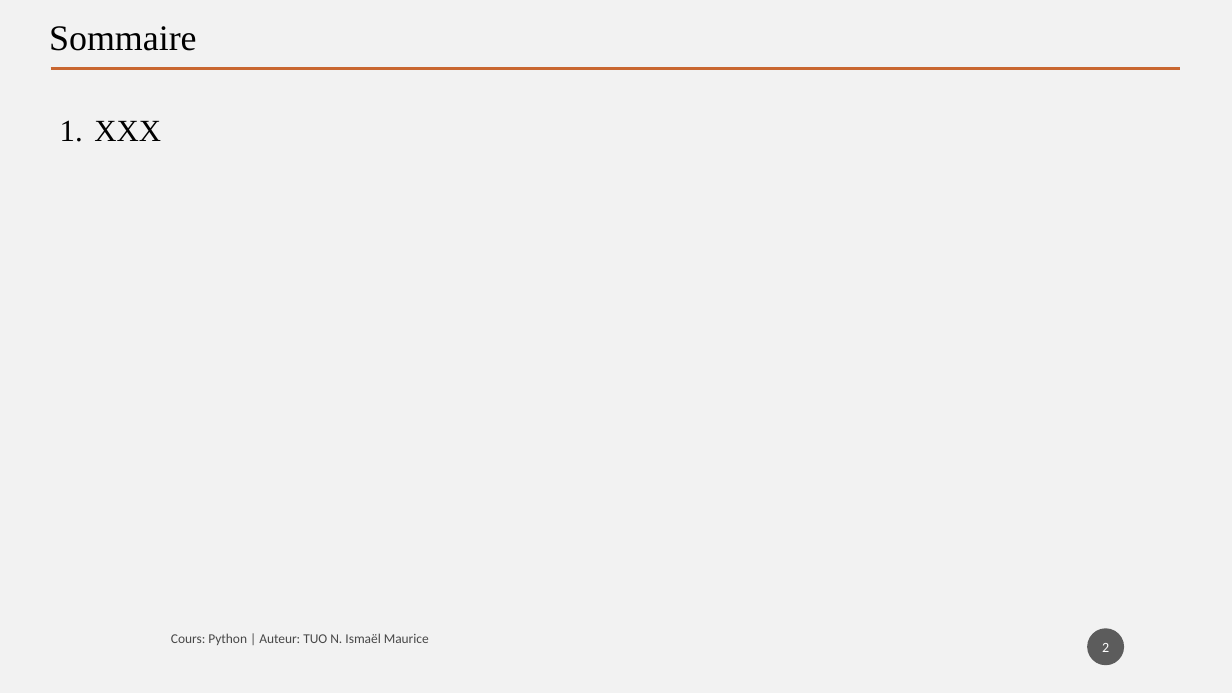
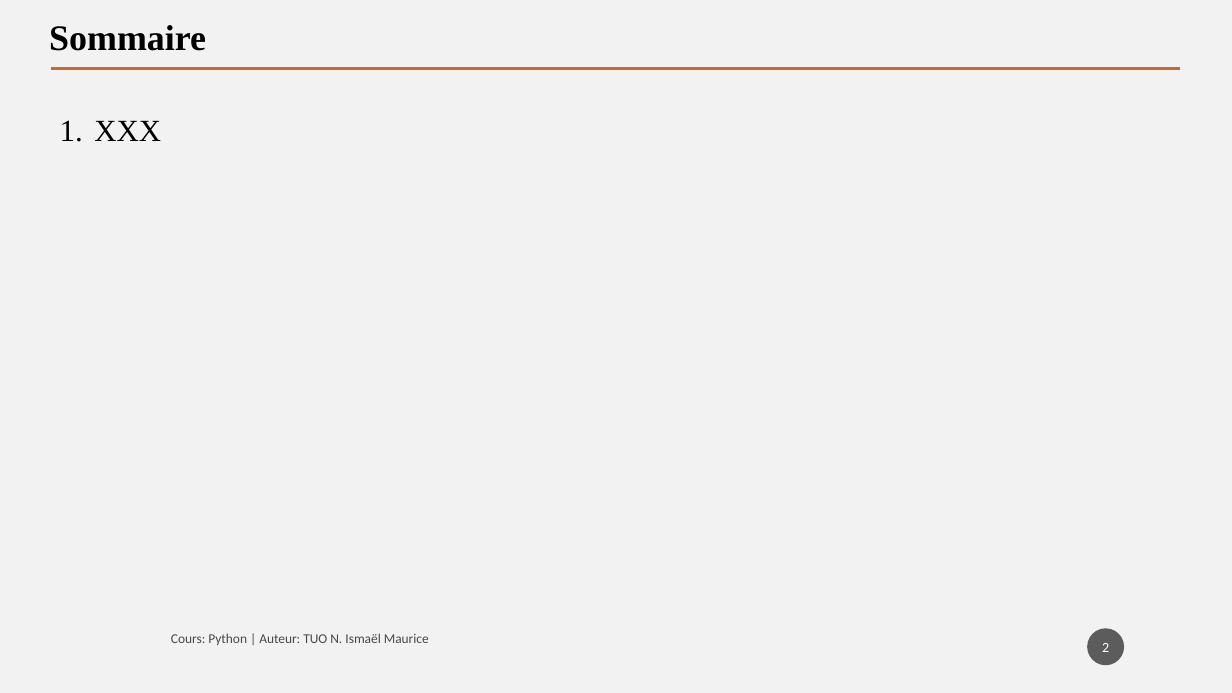
Before and after one commit to tisma95/cours-python, a slide deck: slide 2 of source/Chapitre x - x.pptx. Drawn at 1232x693 pixels with LibreOffice and Linux fonts; fonts in the diff are those of the drawing. Boxes give left, top, right and bottom in pixels: in the first picture for what was removed or moved away, otherwise in the second. Text is boxed around its words. In the diff, an @@ line names an element or a change of style, - is before the commit and + after.

```diff
--- a/source/Chapitre x - x.pptx
+++ b/source/Chapitre x - x.pptx
@@ text "Sommaire" at bbox=[49, 25, 206, 51]: bold on @@
```
Also in this commit, not shown: 1 other slide changed, 2 other files.
